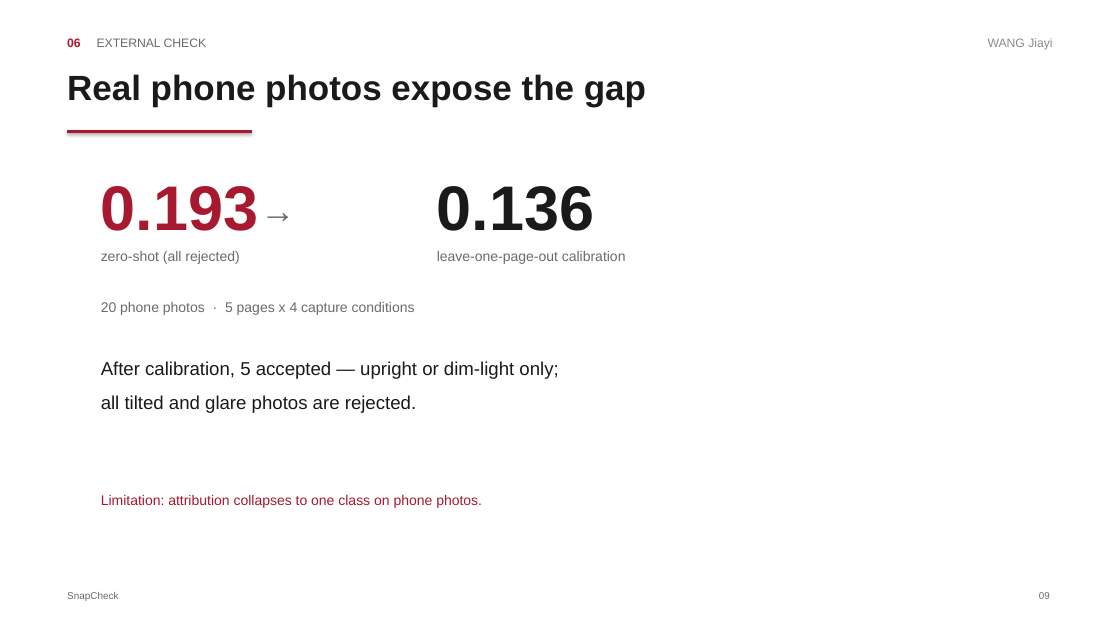
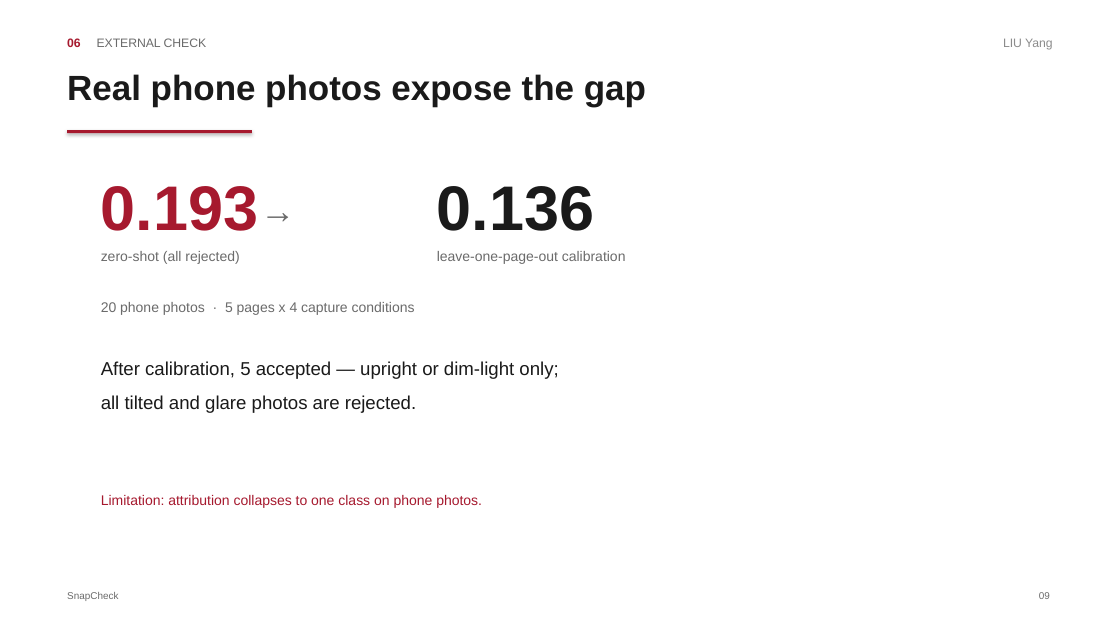
Before and after one commit to n0thing0717zkj-code/CDT501_SnapCheck, a slide deck: slide 9 of docs/CDT501_SnapCheck_Slides.pptx. Drawn at 1120x630 pixels with LibreOffice and Linux fonts; fonts in the diff are those of the drawing. Boxes give left, top, right and bottom in pixels: in the first picture for what was removed or moved away, otherwise in the second. Text is boxed around its words. In the diff, an @@ line names an element or a change of style, - is before the commit and + after.

```diff
--- a/docs/CDT501_SnapCheck_Slides.pptx
+++ b/docs/CDT501_SnapCheck_Slides.pptx
@@ text at box(1003, 38, 1053, 50): text changed @@
-WANG Jiayi
+LIU Yang
```
Also in this commit, not shown: 7 other slides changed, 2 other files.
